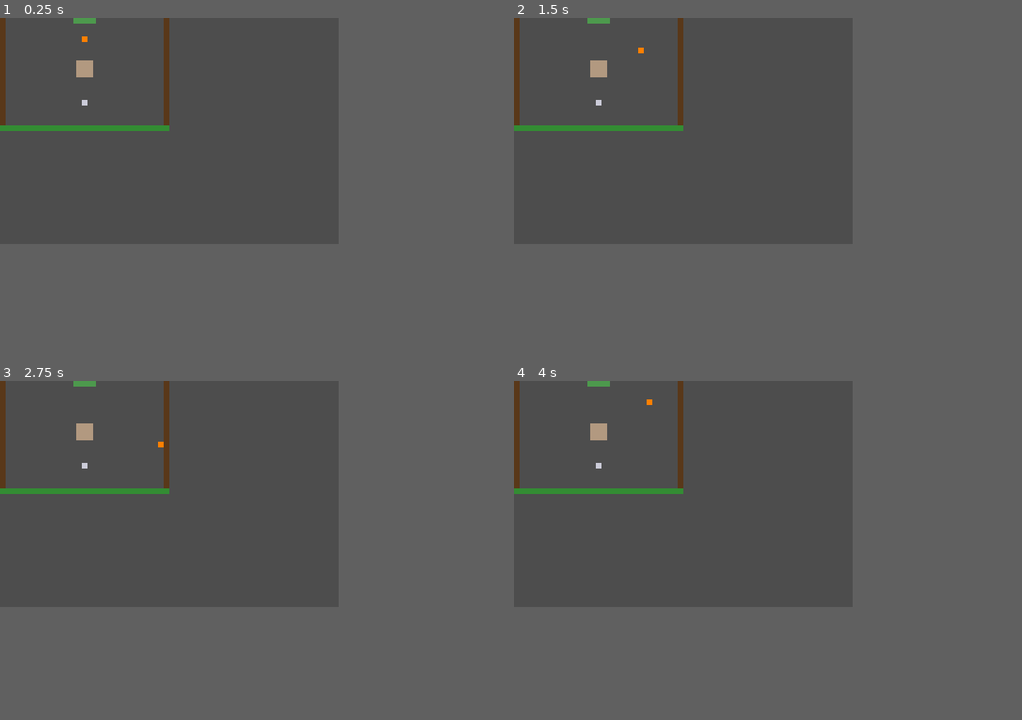
Above: before the commit, frames 1-4 (two rows, left to right).
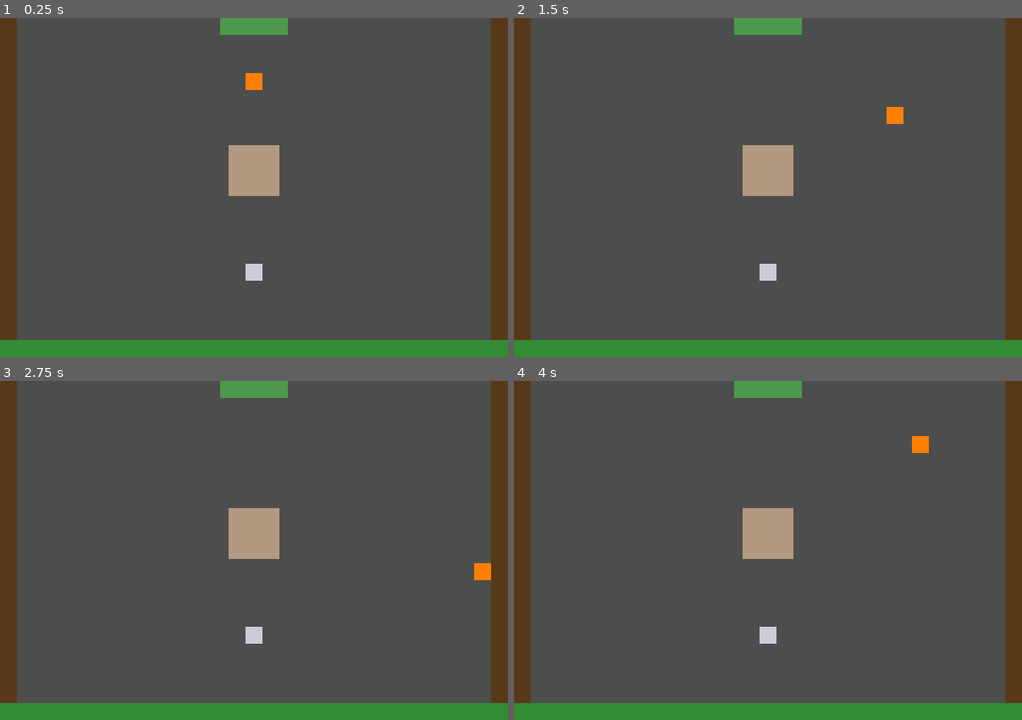
Above: after the commit, the same moments.

Repository: nocooldog/FC-Zelda-remake
Game: Godot game, scene res://scenes/cave.tscn
The game is run twice, just before and just after one commit, with the same random seed, the same clock (stepped at 60 frames per second) and the same inputs. This scene is started directly instead of the project's main scene.
Inputs:
- Up to frame 1 (0.25 s): no input
- Up to frame 2 (1.5 s): tap Enter at 0.5, 1.35 s; hold Right 0.53-1.28 s; tap M at 0.6 s; tap Space at 0.77 s; hold S from 1.28 s (still down)
- Up to frame 3 (2.75 s): tap Space at 1.52 s; release S at 2.03 s; hold Right from 2.03 s (still down); tap M at 2.1 s
- Up to frame 4 (4 s): release Right at 2.78 s; hold W 2.78-3.53 s; tap Enter at 2.85 s; tap Space at 3.02, 3.77 s; hold Left from 3.53 s (still down); tap M at 3.6 s
In our replay, the window is 480x320 before the commit and 720x480 after it. These sizes can differ from the game's own. Grey fills any space a smaller window leaves; there, only what the larger window draws over its background counts as a difference.

The runs differ from the first frame. In frame 1, 15% of the frame differs, in the area x 0-100%, y 0-100%; in frame 2, 15%; in frame 3, 15%; in frame 4, 15%.
Error in both runs: Invalid assignment of property or key 'color' with value of type 'Color' on a base object of type 'PanelContainer'. (res://scripts/menu.gd:30)

Commit message:
fix: sword用body_entered，菜单用_input

Diff:
--- a/src/project.godot
+++ b/src/project.godot
@@ -14,7 +14,8 @@
 window/size/viewport_width=240
 window/size/viewport_height=160
 window/size/resizable=false
-window/stretch/mode="disabled"
+window/stretch/mode="viewport"
+window/stretch/aspect="keep"
 
 [rendering]
 renderer/rendering_method="forward_plus"
--- a/src/scripts/menu.gd
+++ b/src/scripts/menu.gd
@@ -141,7 +141,7 @@
 		s = get_tree().get_nodes_in_group("game")[0].has_sword
 	sword_val_label.text = "剑:" + ("有" if s else "无")
 
-func _unhandled_input(event: InputEvent) -> void:
+func _input(event: InputEvent) -> void:
 	if not visible:
 		if event is InputEventKey and event.pressed and event.keycode == KEY_M:
 			_open()
--- a/src/scripts/sword.gd
+++ b/src/scripts/sword.gd
@@ -5,9 +5,10 @@
 signal sword_picked_up
 
 func _ready() -> void:
-	area_entered.connect(_on_area_entered)
+	# 同时监听 area 和 body 进入（player 是 CharacterBody2D）
+	body_entered.connect(_on_body_entered)
 
-func _on_area_entered(area: Area2D) -> void:
-	if area.name == "Player":
-		area.pickup_sword()
+func _on_body_entered(body: Node2D) -> void:
+	if body.name == "Player":
+		body.pickup_sword()
 		queue_free()
